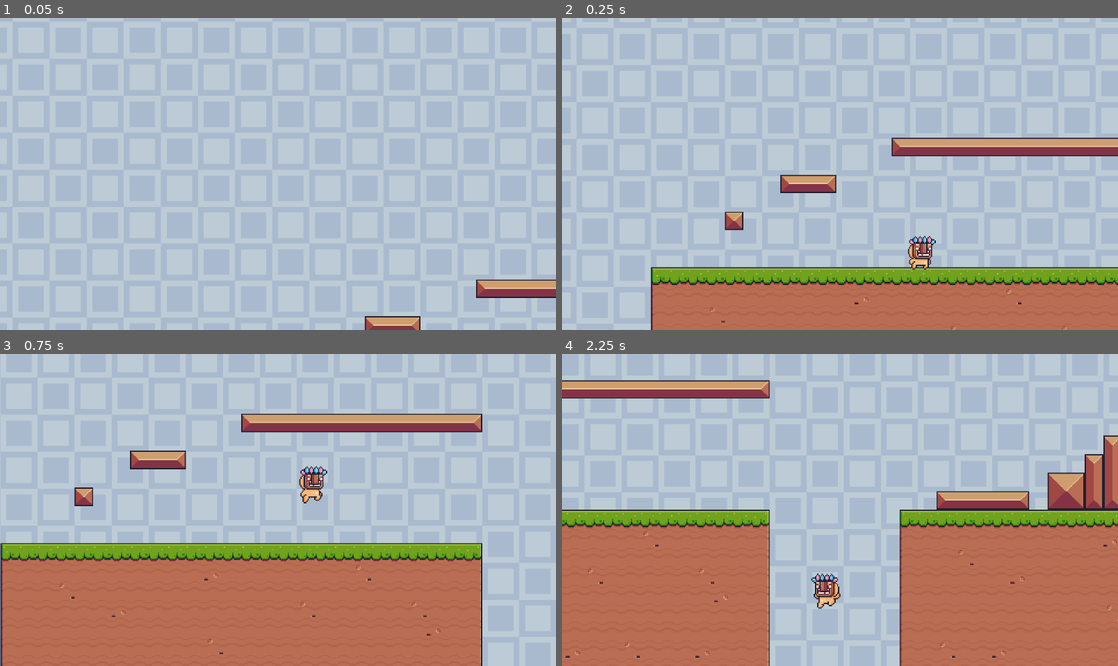
Above: before the commit, frames 1-4 (two rows, left to right).
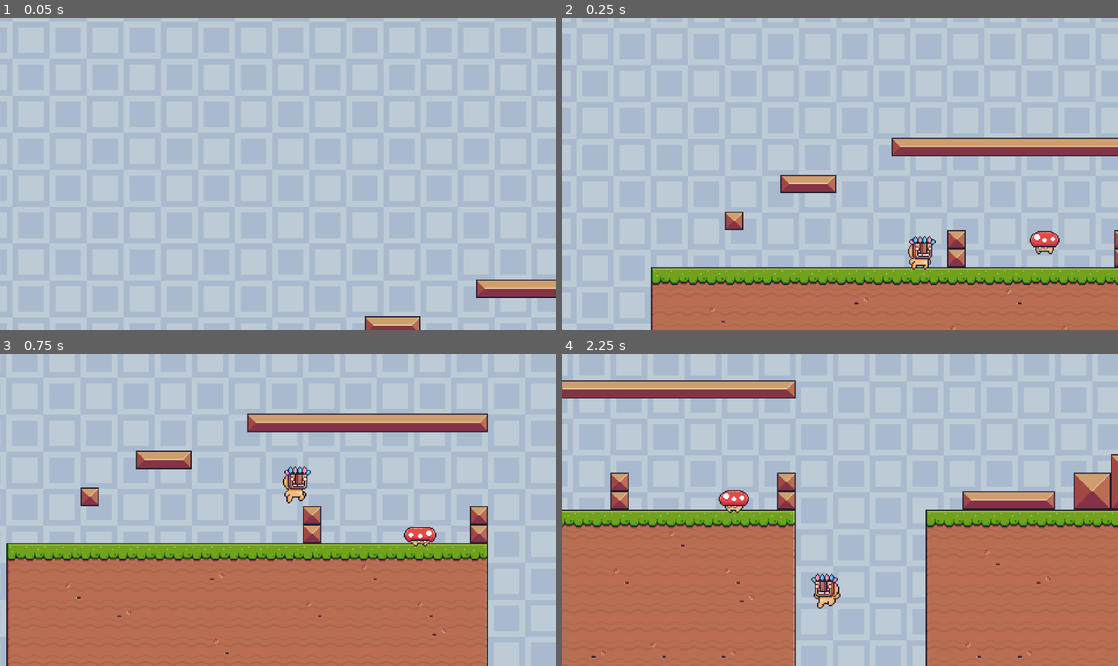
Above: after the commit, the same moments.

Repository: LaSierraDev/godot_practice_2d_platforms
Game: Godot game, scene res://scenes/levels/level_base.tscn
Two runs of this game, one before a commit and one after it. Both use one fixed random seed, a clock stepped at 60 frames per second and the inputs below.
Inputs:
- Up to frame 1 (0.05 s): no input
- Up to frame 2 (0.25 s): no input
- Up to frame 3 (0.75 s): hold D (right) from 0.53 s (still down); tap Space (jump) at 0.6 s
- Up to frame 4 (2.25 s): tap Space (jump) at 0.77, 1.07, 1.35, 1.52, 1.82, 2.1 s; release D (right) at 2.03 s; hold A (left) from 2.03 s (still down)

Frame 1 is identical in both runs. In frame 2, 0.8% of the frame differs, in the area x 69-100%, y 67-80%; in frame 3, 5.5%; in frame 4, 11%, in the area x 0-100%, y 8-100%.

Commit message:
[FEAT] Horizontal change in the direction of the mushroom

Diff:
--- a/scenes/Enemies/enemy_base.tscn
+++ b/scenes/Enemies/enemy_base.tscn
@@ -1,9 +1,10 @@
 [gd_scene format=3 uid="uid://ckp3a0dbpjj03"]
 
-[ext_resource type="Script" uid="uid://difnoakw35bbq" path="res://scripts/enemy_base.gd" id="1_h8mu4"]
+[ext_resource type="Script" uid="uid://difnoakw35bbq" path="res://scripts/enemies/enemy_base.gd" id="1_h8mu4"]
 
 [node name="EnemyBase" type="CharacterBody2D" unique_id=1398268162]
 script = ExtResource("1_h8mu4")
+metadata/_edit_group_ = true
 
 [node name="AnimatedSprite2D" type="AnimatedSprite2D" parent="." unique_id=1693340170]
 
@@ -11,4 +12,4 @@
 
 [node name="Hurtbox" type="Area2D" parent="." unique_id=2088748429]
 
-[node name="CollisionShape2D" type="CollisionShape2D" parent="Hurtbox" unique_id=1658330687]
+[node name="CSArea2D" type="CollisionShape2D" parent="Hurtbox" unique_id=1658330687]
--- /dev/null
+++ b/scenes/Enemies/mushroom.tscn
@@ -0,0 +1,149 @@
+[gd_scene format=3 uid="uid://cnlbwo250sgrw"]
+
+[ext_resource type="PackedScene" uid="uid://ckp3a0dbpjj03" path="res://scenes/Enemies/enemy_base.tscn" id="1_v73nu"]
+[ext_resource type="Script" uid="uid://dy1axvuvpn3tm" path="res://scripts/enemies/mushroom.gd" id="2_nfsas"]
+[ext_resource type="Texture2D" uid="uid://cdtkf7cwhi7jj" path="res://assets/sprites/enemies/mushroom.png" id="3_nfsas"]
+
+[sub_resource type="AtlasTexture" id="AtlasTexture_i0alm"]
+atlas = ExtResource("3_nfsas")
+region = Rect2(0, 0, 32, 32)
+
+[sub_resource type="AtlasTexture" id="AtlasTexture_b6bn4"]
+atlas = ExtResource("3_nfsas")
+region = Rect2(32, 0, 32, 32)
+
+[sub_resource type="AtlasTexture" id="AtlasTexture_qyqt7"]
+atlas = ExtResource("3_nfsas")
+region = Rect2(64, 0, 32, 32)
+
+[sub_resource type="AtlasTexture" id="AtlasTexture_iiaqh"]
+atlas = ExtResource("3_nfsas")
+region = Rect2(96, 0, 32, 32)
+
+[sub_resource type="AtlasTexture" id="AtlasTexture_6g5jk"]
+atlas = ExtResource("3_nfsas")
+region = Rect2(128, 0, 32, 32)
+
+[sub_resource type="AtlasTexture" id="AtlasTexture_p8sgy"]
+atlas = ExtResource("3_nfsas")
+region = Rect2(160, 0, 32, 32)
+
+[sub_resource type="AtlasTexture" id="AtlasTexture_adtva"]
+atlas = ExtResource("3_nfsas")
+region = Rect2(192, 0, 32, 32)
+
+[sub_resource type="AtlasTexture" id="AtlasTexture_w16fr"]
+atlas = ExtResource("3_nfsas")
+region = Rect2(224, 0, 32, 32)
+
+[sub_resource type="AtlasTexture" id="AtlasTexture_yksrr"]
+atlas = ExtResource("3_nfsas")
+region = Rect2(256, 0, 32, 32)
+
+[sub_resource type="AtlasTexture" id="AtlasTexture_t7fmb"]
+atlas = ExtResource("3_nfsas")
+region = Rect2(288, 0, 32, 32)
+
+[sub_resource type="AtlasTexture" id="AtlasTexture_m2jh3"]
+atlas = ExtResource("3_nfsas")
+region = Rect2(320, 0, 32, 32)
+
+[sub_resource type="AtlasTexture" id="AtlasTexture_af7ig"]
+atlas = ExtResource("3_nfsas")
+region = Rect2(352, 0, 32, 32)
+
+[sub_resource type="AtlasTexture" id="AtlasTexture_q4jpt"]
+atlas = ExtResource("3_nfsas")
+region = Rect2(384, 0, 32, 32)
+
+[sub_resource type="AtlasTexture" id="AtlasTexture_xn5s3"]
+atlas = ExtResource("3_nfsas")
+region = Rect2(416, 0, 32, 32)
+
+[sub_resource type="AtlasTexture" id="AtlasTexture_g7ymc"]
+atlas = ExtResource("3_nfsas")
+region = Rect2(448, 0, 32, 32)
+
+[sub_resource type="AtlasTexture" id="AtlasTexture_btfv3"]
+atlas = ExtResource("3_nfsas")
+region = Rect2(480, 0, 32, 32)
+
+[sub_resource type="SpriteFrames" id="SpriteFrames_uiuyj"]
+animations = [{
+"frames": [{
+"duration": 1.0,
+"texture": SubResource("AtlasTexture_i0alm")
+}, {
+"duration": 1.0,
+"texture": SubResource("AtlasTexture_b6bn4")
+}, {
+"duration": 1.0,
+"texture": SubResource("AtlasTexture_qyqt7")
+}, {
+"duration": 1.0,
+"texture": SubResource("AtlasTexture_iiaqh")
+}, {
+"duration": 1.0,
+"texture": SubResource("AtlasTexture_6g5jk")
+}, {
+"duration": 1.0,
+"texture": SubResource("AtlasTexture_p8sgy")
+}, {
+"duration": 1.0,
+"texture": SubResource("AtlasTexture_adtva")
+}, {
+"duration": 1.0,
+"texture": SubResource("AtlasTexture_w16fr")
+}, {
+"duration": 1.0,
+"texture": SubResource("AtlasTexture_yksrr")
+}, {
+"duration": 1.0,
+"texture": SubResource("AtlasTexture_t7fmb")
+}, {
+"duration": 1.0,
+"texture": SubResource("AtlasTexture_m2jh3")
+}, {
+"duration": 1.0,
+"texture": SubResource("AtlasTexture_af7ig")
+}, {
+"duration": 1.0,
+"texture": SubResource("AtlasTexture_q4jpt")
+}, {
+"duration": 1.0,
+"texture": SubResource("AtlasTexture_xn5s3")
+}, {
+"duration": 1.0,
+"texture": SubResource("AtlasTexture_g7ymc")
+}, {
+"duration": 1.0,
+"texture": SubResource("AtlasTexture_btfv3")
+}],
+"loop": true,
+"name": &"default",
+"speed": 20.0
+}]
+
+[sub_resource type="RectangleShape2D" id="RectangleShape2D_nfsas"]
+size = Vector2(11, 20)
+
+[sub_resource type="CapsuleShape2D" id="CapsuleShape2D_nfsas"]
+radius = 7.0
+height = 24.0
+
+[node name="Mushroom" unique_id=1398268162 instance=ExtResource("1_v73nu")]
+script = ExtResource("2_nfsas")
+
+[node name="AnimatedSprite2D" parent="." index="0" unique_id=1693340170]
+sprite_frames = SubResource("SpriteFrames_uiuyj")
+autoplay = "default"
+
+[node name="CollisionShape2D" parent="." index="1" unique_id=646999934]
+position = Vector2(-1.5298986e-07, 9.5)
+rotation = 1.5707964
+shape = SubResource("RectangleShape2D_nfsas")
+
+[node name="CSArea2D" parent="Hurtbox" parent_id_path=PackedInt32Array(2088748429) index="0" unique_id=1658330687]
+position = Vector2(0, 6)
+rotation = 1.5707964
+shape = SubResource("CapsuleShape2D_nfsas")
--- a/scenes/levels/level_base.tscn
+++ b/scenes/levels/level_base.tscn
@@ -4,6 +4,7 @@
 [ext_resource type="Texture2D" uid="uid://qskqi57a75hf" path="res://assets/sprites/tiles/background-tile.png" id="2_6cjw3"]
 [ext_resource type="Texture2D" uid="uid://c0eyshxw812y5" path="res://assets/sprites/tiles/foreground.png" id="3_dje0g"]
 [ext_resource type="PackedScene" uid="uid://ccpa7scx4bvyp" path="res://scenes/player/player.tscn" id="4_g7p6o"]
+[ext_resource type="PackedScene" uid="uid://cnlbwo250sgrw" path="res://scenes/Enemies/mushroom.tscn" id="5_6cjw3"]
 
 [sub_resource type="TileSetAtlasSource" id="TileSetAtlasSource_eamg3"]
 texture = ExtResource("2_6cjw3")
@@ -64,10 +65,12 @@
 3:1/0/physics_layer_0/polygon_0/points = PackedVector2Array(1, -8, 8, -8, 8, 5, 1, 5)
 4:1/0 = 0
 4:1/0/physics_layer_0/polygon_0/points = PackedVector2Array(-8, -8, -1, -8, -1, 5, -8, 5)
+6:1/next_alternative_id = 2
 6:1/0 = 0
 6:1/0/physics_layer_0/polygon_0/points = PackedVector2Array(-8, -6, 8, -6, 8, 8, -8, 8)
 6:1/0/physics_layer_0/polygon_0/one_way = true
-6:1/0/physics_layer_0/polygon_0/one_way_margin = 0.2
+6:1/1 = 1
+6:1/1/physics_layer_0/polygon_0/points = PackedVector2Array(-8, -6, 8, -6, 8, 8, -8, 8)
 7:1/0 = 0
 7:1/0/physics_layer_0/polygon_0/points = PackedVector2Array(-8, -8, 8, -8, 8, 8, -8, 8)
 8:1/0 = 0
@@ -110,8 +113,13 @@
 
 [node name="Foreground" type="TileMapLayer" parent="TilemapsLayers" unique_id=1752294010 groups=["floor"]]
 position = Vector2(0, -17)
-tile_map_data = PackedByteArray("AAABABAAAQABAAAAAAABABEAAQA …(8864 unchanged characters)… JAAAAAAAsAAwAAQAJAAAAAAAtAAsAAQAJAAAAAAA=")
+tile_map_data = PackedByteArray("AAABABAAAQABAAAAAAABABEAAQA …(8864 unchanged characters)… JAAAAAAAsAAwAAQAJAAAAAAAtAAsAAQAJAAAAAAAQAA8AAQAGAAEAAQAZAA8AAQAGAAEAAQAZAA4AAQAGAAEAAQAQAA4AAQAGAAEAAQA=")
 tile_set = SubResource("TileSet_lwywj")
 
 [node name="Player" parent="." unique_id=664376293 instance=ExtResource("4_g7p6o")]
 position = Vector2(232, 223)
+
+[node name="Enemies" type="Node2D" parent="." unique_id=185460080]
+
+[node name="Mushroom" parent="Enemies" unique_id=1398268162 instance=ExtResource("5_6cjw3")]
+position = Vector2(340, 179)
--- /dev/null
+++ b/scripts/enemies/enemy_base.gd
@@ -0,0 +1,37 @@
+class_name Enemy
+extends CharacterBody2D
+
+var is_facing_right: bool = false
+
+@export var speed: float = 40.0
+@export var jump_impulse: float = 330.0
+@export var gravity: float = 980.0
+
+
+func _flip() -> void:
+	if (is_facing_right and self.velocity.x < 0) or (not is_facing_right and self.velocity.x > 0):
+		self.scale.x *= -1
+		is_facing_right = not is_facing_right
+
+
+func _add_gravity(delta: float) -> void:
+	if not is_on_floor():
+		self.velocity.y += gravity * delta
+
+
+func _horizontal_movement_on_floor() -> void:
+	if is_on_floor():
+		self.velocity.x = speed
+		_flip()
+
+
+func _horizontal_movement_on_air() -> void:
+	if not is_on_floor():
+		self.velocity.x = speed
+		_flip()
+
+
+func _horizontal_change_of_direction() -> void:
+	if is_on_wall():
+		_flip()
+		speed *= -1
--- /dev/null
+++ b/scripts/enemies/mushroom.gd
@@ -0,0 +1,12 @@
+extends Enemy
+
+
+func _ready() -> void:
+	pass
+
+
+func _physics_process(delta: float) -> void:
+	_add_gravity(delta)
+	_horizontal_change_of_direction()
+	_horizontal_movement_on_floor()
+	move_and_slide()
--- a/scripts/enemy_base.gd
+++ /dev/null
@@ -1,4 +0,0 @@
-class_name Enemy
-extends CharacterBody2D
-
-@export var speed: float = 0.0
--- a/scripts/player.gd
+++ b/scripts/player.gd
@@ -18,7 +18,7 @@
 	coyote_trigger_area_2d.body_entered.connect(_on_body_entered)
 
 
-func _process(delta: float) -> void:
+func _process(_delta: float) -> void:
 	_update_animation()
 
 
Renamed: scripts/enemy_base.gd.uid -> scripts/enemies/enemy_base.gd.uid
Not shown, added: scripts/enemies/mushroom.gd.uid
